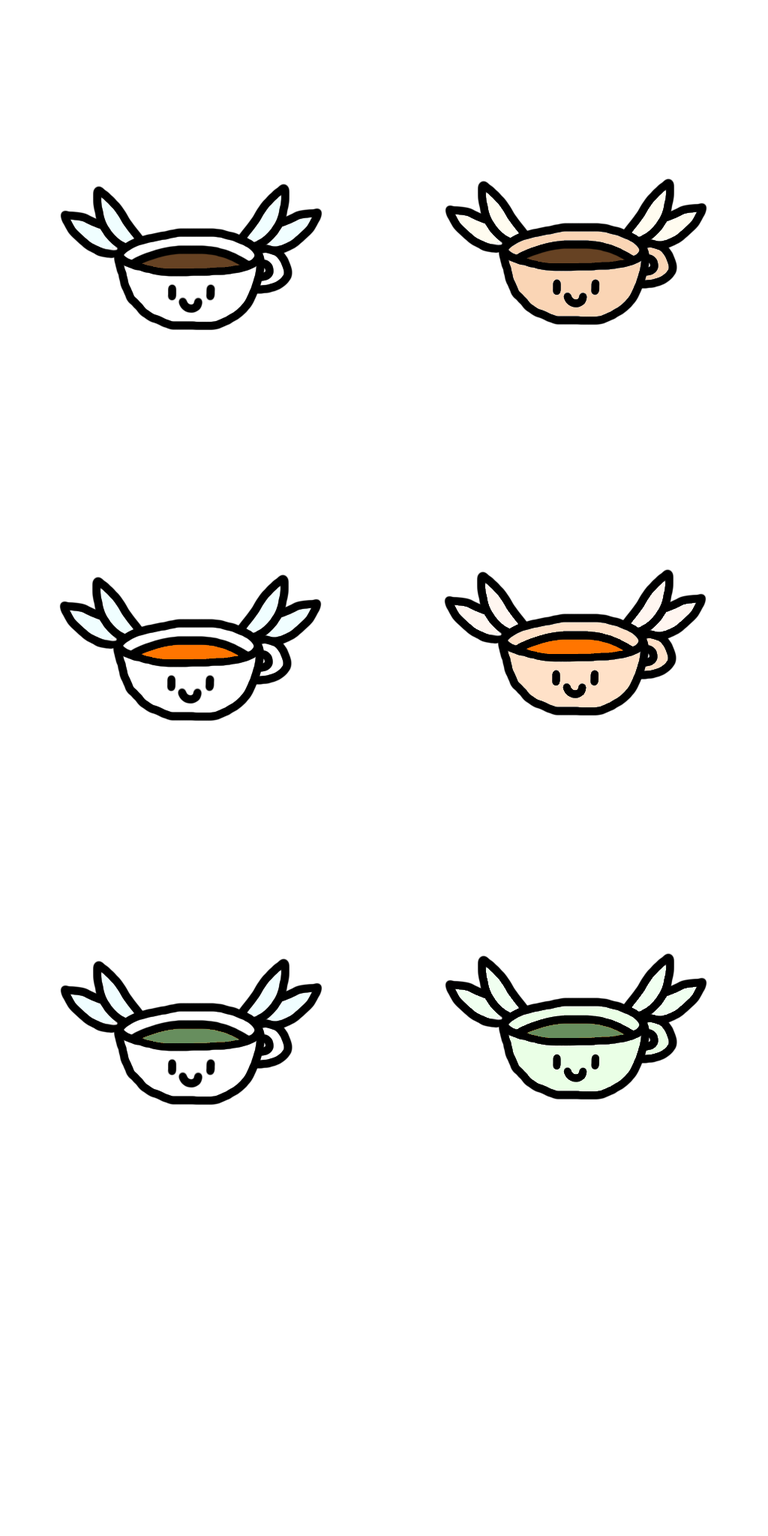
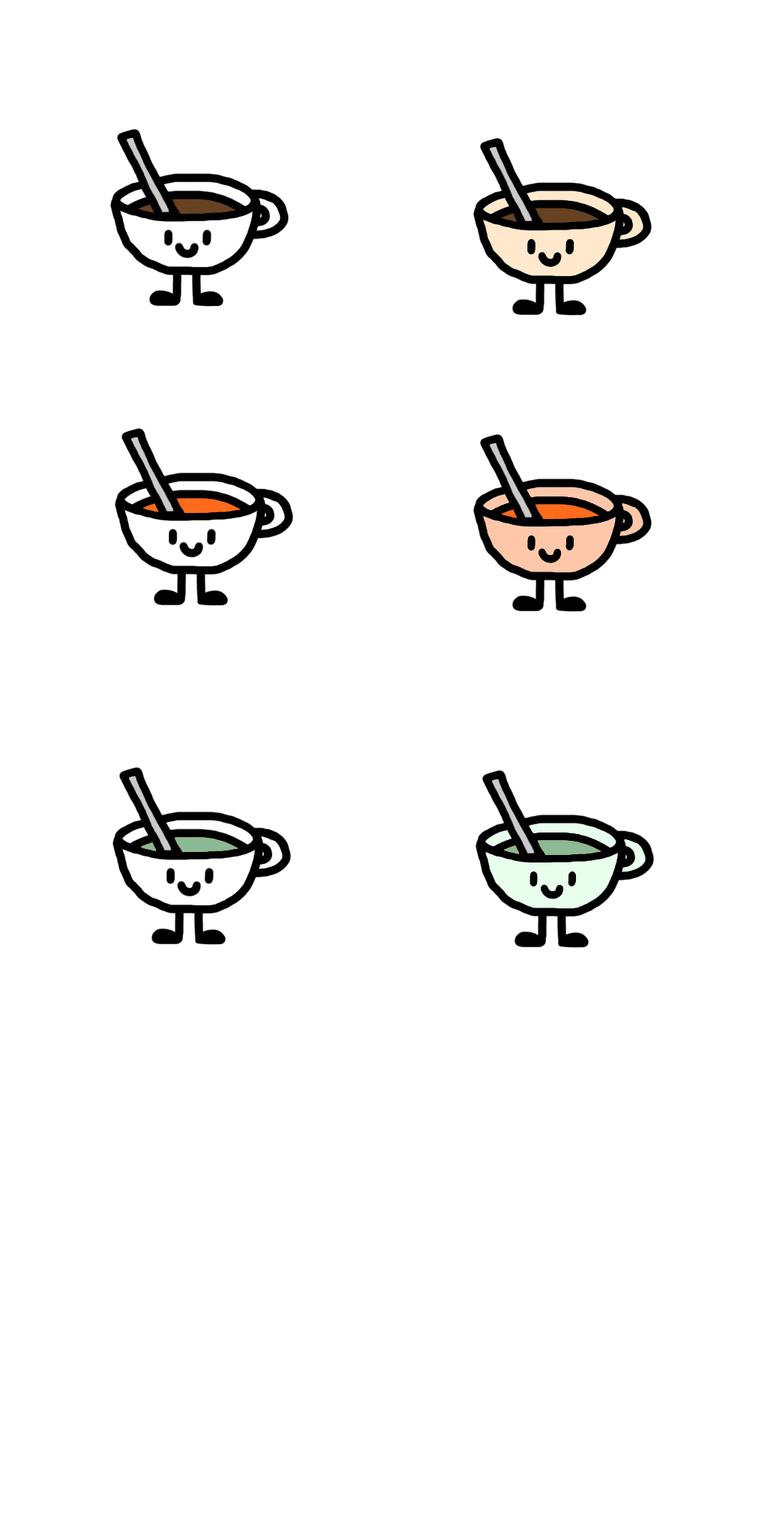
Comparing the layer stacks of the two 768px x 1536px images. Changes:
painted on "Layer 6" over box(444, 769, 708, 1101)
painted on "Layer 5" over box(59, 766, 323, 1106)
painted on "Layer 4" over box(443, 433, 707, 717)
painted on "Layer 3" over box(59, 427, 322, 722)
painted on "Layer 2" over box(444, 137, 708, 326)
painted on "Layer 1" over box(59, 128, 323, 331)
